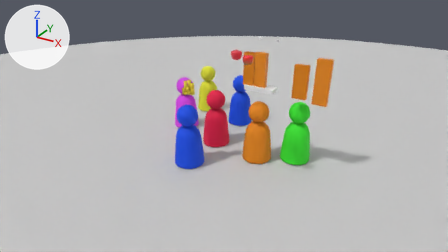
An edit to the Blender file Assets/Originals/Scene.blend, drawn before and after from the same camera.
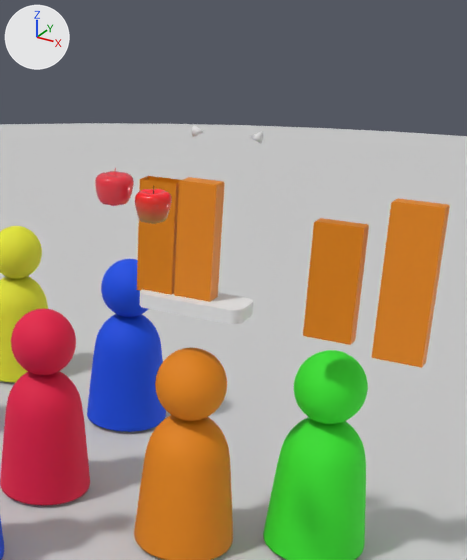
Each version is shown from the file's camera 'Camera', then close up on the part from 45% to 76% of the width and 0% to 65% of the height. Lighting does not change. The marker at upper left points along +X, +Y and +Z.

Objects in the first close-up: 'Apple.001', 'Body.001', 'Body.003', 'Body.004', 'Body.005', 'Body.007', 'StatsBar', 'StatsBar.0', 'StatsBar.001', 'StatsBar.002', 'StatsBar.003', 'StatsBase', 'Surface'.
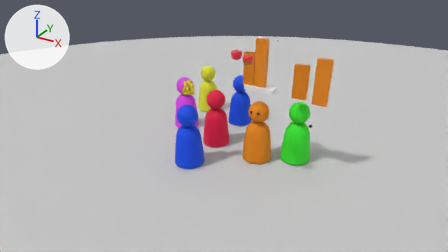
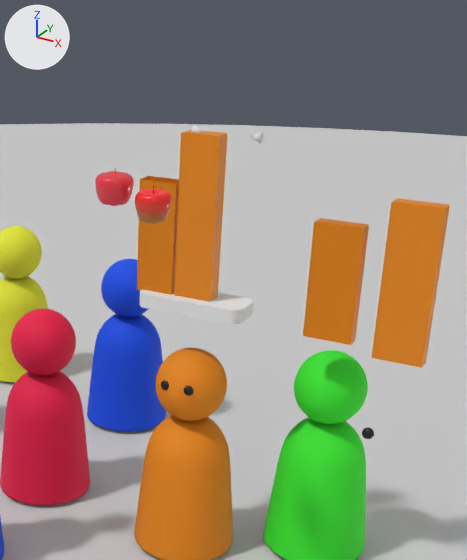
Pixel boxes [x1, y1, x2, y2] of what changed, in the close-ups (467 x 560 px):
'Body.001', reshaped, modifiers changed: [134, 347, 233, 560] in both
'StatsBar', mesh rescaled, moved (40% taller): before [174, 184, 224, 302]; after [174, 136, 227, 302]
'StatsBar.003', moved: before [179, 177, 225, 189]; after [181, 130, 227, 140]
'Eye.001', added: after [362, 427, 374, 439]
part 1 of me_cylinder, added: after [161, 380, 193, 396]

The change, as a diff of the scene's bpy script:
```diff
--- a/Assets/Originals/Scene.blend.py
+++ b/Assets/Originals/Scene.blend.py
@@ mat_material @@
+mat_material = principled_material('Material')
+mat_material.base_color = (0.0, 0.0, 0.0)  # black #000000
@@ me_cylinder @@
 # used by ob_body_001; location = (0.0, 0.0, 1.77)
-me_cylinder.from_pydata(...)  # 244 vertices, 256 faces; spans x -1.0..1.0, y -1.0..1.0, z -1.2..2.76
+me_cylinder.from_pydata(...)  # 178 vertices, 165 faces; spans x 0.0..1.0, y -1.0..1.0, z -1.2..2.76
+# me_cylinder part 1: a new loose piece of 34 vertices spanning x 0.13..0.33, y -0.67..-0.56, z 2.1..2.3, in mat_material (black #000000)
 me_cylinder.materials.append(mat_bodymaterial_001)
 me_cylinder.materials.append(mat_headmaterial_001)
+me_cylinder.materials.append(mat_material)  # black #000000
@@ me_cube_003 @@
 me_cube_003.from_pydata(...)  # 12 vertices, 4 faces, 4 loose edges; spans x -0.35..0.35, y -0.16..0.16, z -1.0..1.0
 # used by ob_statsbar; location = (0.0, 0.0, 6.5)
+# me_cube_003 part 2: the whole mesh is scaled about its middle by (1, 1, 1.4)
 me_cube_003.materials.append(mat_statsbarmaterial)
@@ me_cone_002 @@
+me_cone_002.from_pydata(...)  # 34 vertices, 32 faces; spans x -0.1..0.1, y -0.1..0.1, z -0.082..0.025
+me_cone_002.polygons.foreach_set('use_smooth', [True] * 32)
+me_cone_002.materials.append(mat_material)  # black #000000
@@ ob_body_001 @@
 _m = ob_body_001.modifiers.new('Subdivision', 'SUBSURF')
 _m.levels = 2
+_m = ob_body_001.modifiers.new('Mirror', 'MIRROR')
+_m.use_clip = True
@@ ob_statsbar @@
 ob_statsbar = bpy.data.objects.new('StatsBar', me_cube_003)
-ob_statsbar.location = (0.0, 0.0, 6.5)
+ob_statsbar.location = (0.0, 0.0, 6.9)
@@ ob_statsbar_003 @@
 ob_statsbar_003 = bpy.data.objects.new('StatsBar.003', me_cube_007)
-ob_statsbar_003.location = (0.0, 0.0, 7.53)
+ob_statsbar_003.location = (0.0, 0.0, 8.33)
@@ ob_eye_001 @@
+ob_eye_001 = bpy.data.objects.new('Eye.001', me_cone_002)
+ob_eye_001.location = (3.53, -0.76, 4.0)
+ob_eye_001.rotation_euler = (1.449, 0.0, 0.209)  # degrees (83, 0, 12)
```
